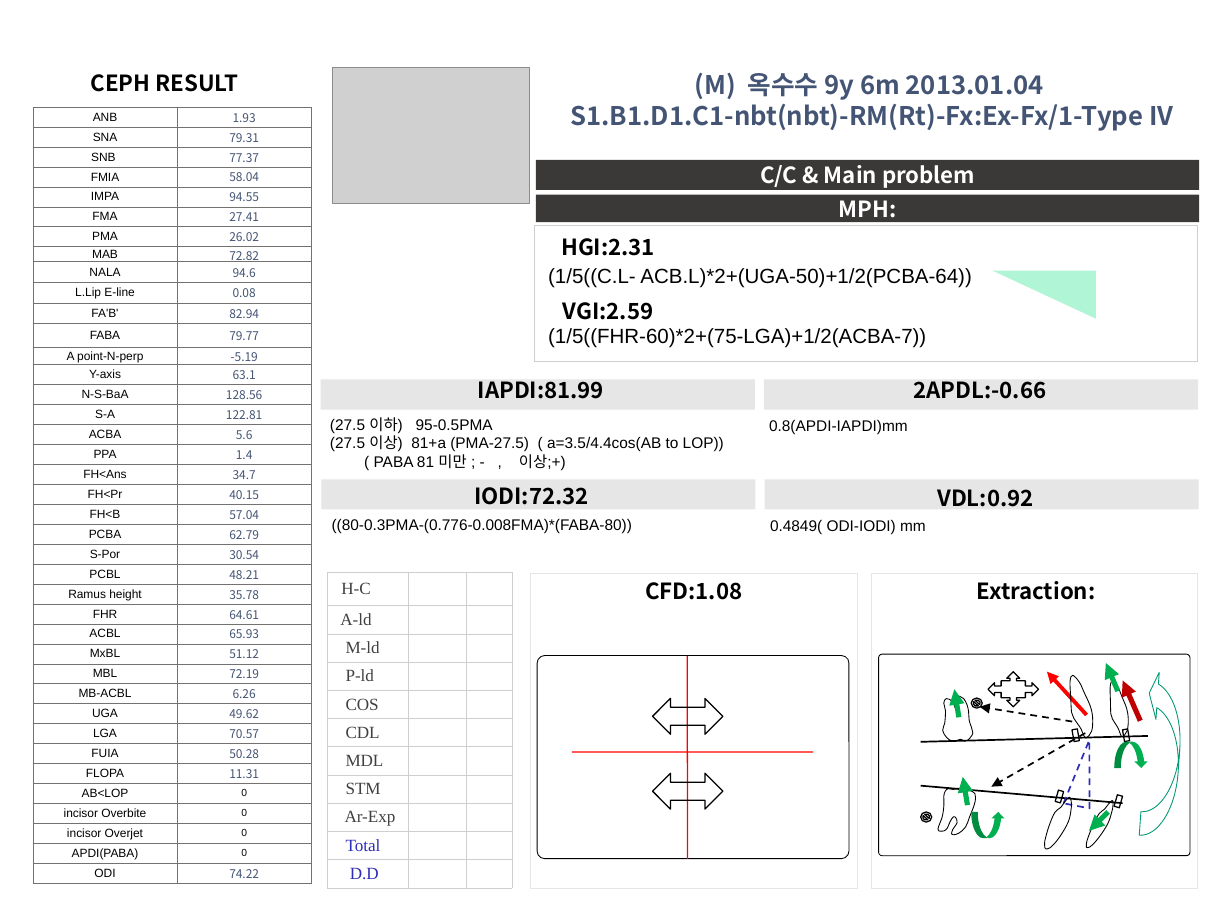
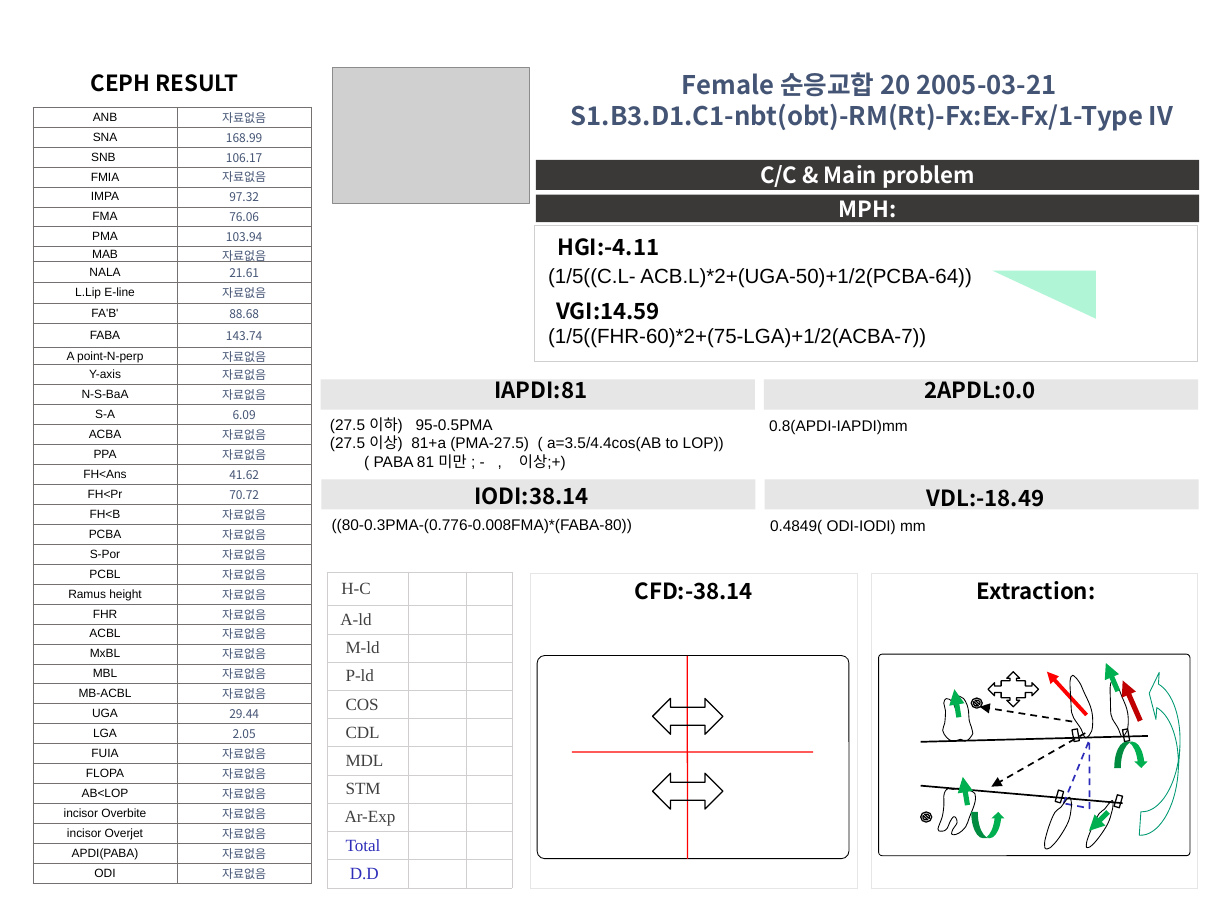
Before and after one commit to DrOksusu/koco_ppt, a slide deck: slide 1 of output_ppt.pptx. Drawn at 1232x924 pixels with LibreOffice and Linux fonts; fonts in the diff are those of the drawing; grey boxes stand for pictures. Boxes give left, top, right and bottom in pixels: in the first picture for what was removed or moved away, otherwise in the second. Text is boxed around its words. In the diff, an @@ line names an element or a change of style, - is before the commit and + after.

```diff
--- a/output_ppt.pptx
+++ b/output_ppt.pptx
@@ text at box(571, 72, 1173, 131): text changed @@
-(M) 옥수수 9y 6m 2013.01.04
-S1.B1.D1.C1-nbt(nbt)-RM(Rt)-Fx:Ex-Fx/1-Type IV
+Female 순응교합 20 2005-03-21
+S1.B3.D1.C1-nbt(obt)-RM(Rt)-Fx:Ex-Fx/1-Type IV
@@ table at box(33, 107, 312, 885) @@
-row 1, column 2: 1.93
+row 1, column 2: 자료없음
-row 2, column 2: 79.31
+row 2, column 2: 168.99
-row 3, column 2: 77.37
+row 3, column 2: 106.17
-row 4, column 2: 58.04
+row 4, column 2: 자료없음
-row 5, column 2: 94.55
+row 5, column 2: 97.32
-row 6, column 2: 27.41
+row 6, column 2: 76.06
-row 7, column 2: 26.02
+row 7, column 2: 103.94
-row 8, column 2: 72.82
+row 8, column 2: 자료없음
-row 9, column 2: 94.6
+row 9, column 2: 21.61
-row 10, column 2: 0.08
+row 10, column 2: 자료없음
-row 11, column 2: 82.94
+row 11, column 2: 88.68
-row 12, column 2: 79.77
+row 12, column 2: 143.74
-row 13, column 2: -5.19
+row 13, column 2: 자료없음
-row 14, column 2: 63.1
+row 14, column 2: 자료없음
-row 15, column 2: 128.56
+row 15, column 2: 자료없음
-row 16, column 2: 122.81
+row 16, column 2: 6.09
-row 17, column 2: 5.6
+row 17, column 2: 자료없음
-row 18, column 2: 1.4
+row 18, column 2: 자료없음
-row 19, column 2: 34.7
+row 19, column 2: 41.62
-row 20, column 2: 40.15
+row 20, column 2: 70.72
-row 21, column 2: 57.04
+row 21, column 2: 자료없음
-row 22, column 2: 62.79
+row 22, column 2: 자료없음
-row 23, column 2: 30.54
+row 23, column 2: 자료없음
-row 24, column 2: 48.21
+row 24, column 2: 자료없음
-row 25, column 2: 35.78
+row 25, column 2: 자료없음
-row 26, column 2: 64.61
+row 26, column 2: 자료없음
-row 27, column 2: 65.93
+row 27, column 2: 자료없음
-row 28, column 2: 51.12
+row 28, column 2: 자료없음
-row 29, column 2: 72.19
+row 29, column 2: 자료없음
-row 30, column 2: 6.26
+row 30, column 2: 자료없음
-row 31, column 2: 49.62
+row 31, column 2: 29.44
-row 32, column 2: 70.57
+row 32, column 2: 2.05
-row 33, column 2: 50.28
+row 33, column 2: 자료없음
-row 34, column 2: 11.31
+row 34, column 2: 자료없음
-row 35, column 2: 0
+row 35, column 2: 자료없음
-row 36, column 2: 0
+row 36, column 2: 자료없음
-row 37, column 2: 0
+row 37, column 2: 자료없음
-row 38, column 2: 0
+row 38, column 2: 자료없음
-row 39, column 2: 74.22
+row 39, column 2: 자료없음
@@ text at box(557, 238, 659, 256): text changed @@
-HGI:2.31
+HGI:-4.11
@@ text at box(556, 302, 660, 320): text changed @@
-VGI:2.59
+VGI:14.59
@@ text at box(494, 381, 587, 399): text changed @@
-IAPDI:81.99
+IAPDI:81
@@ text at box(924, 381, 1035, 399): text changed @@
-2APDL:-0.66
+2APDL:0.0
@@ text at box(474, 487, 588, 505): text changed @@
-IODI:72.32
+IODI:38.14
@@ text at box(927, 489, 1045, 507): text changed @@
-VDL:0.92
+VDL:-18.49
@@ text at box(635, 582, 753, 600): text changed @@
-CFD:1.08
+CFD:-38.14
```
Also in this commit, not shown: 2 slides added, 2 slides removed, 7 other files.
